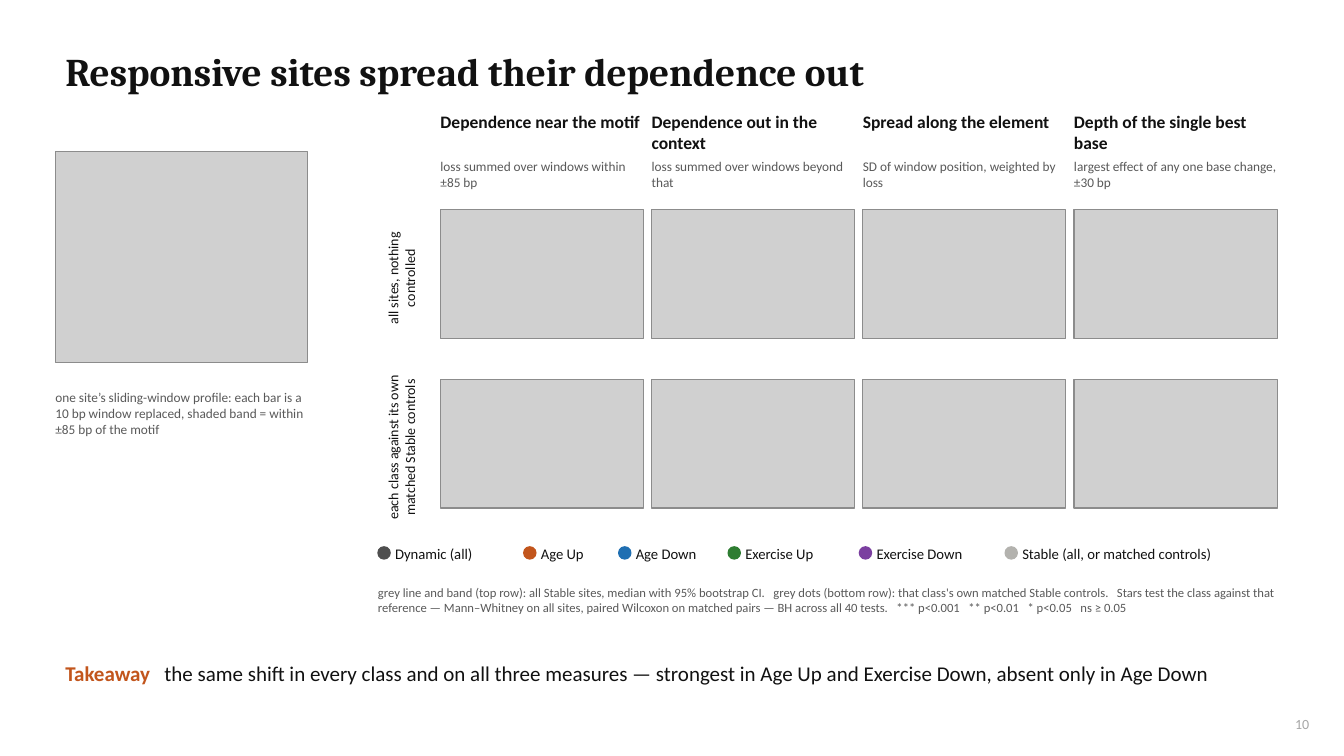
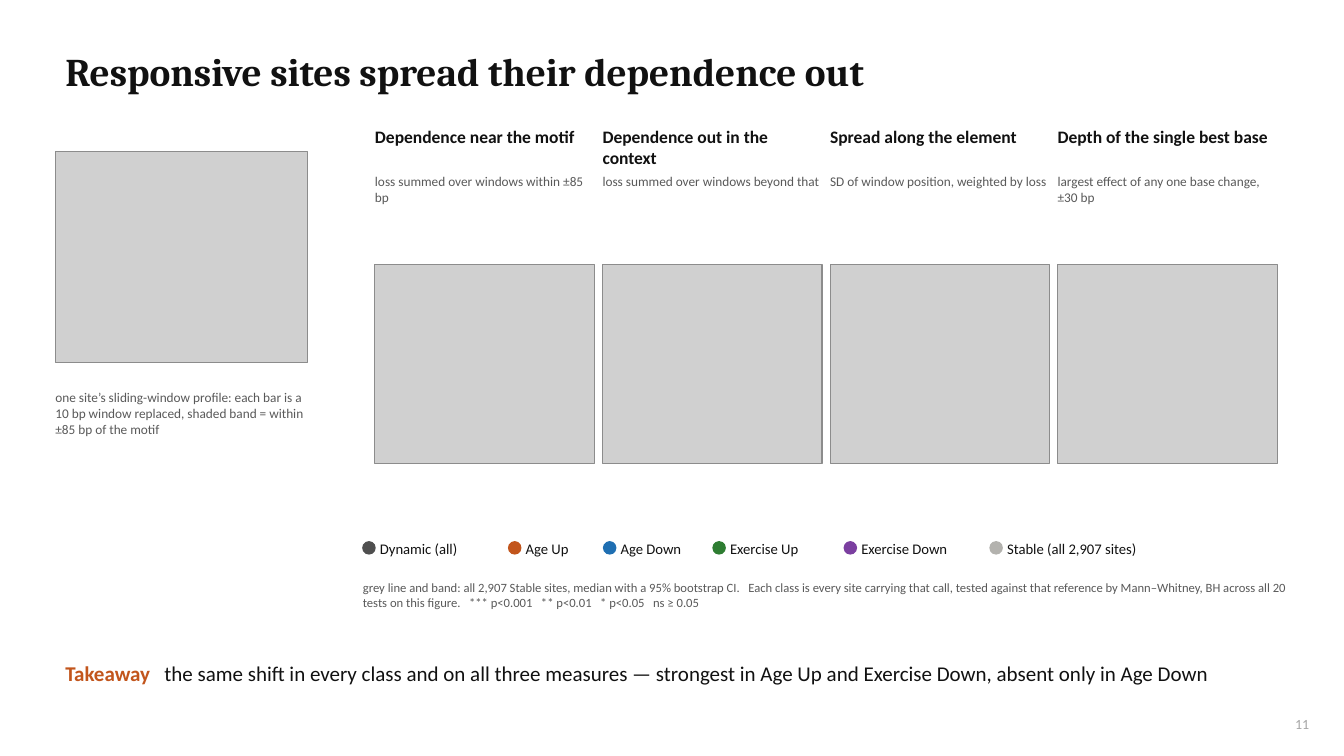
Before and after one commit to cytokine4242/Alpha_Genome_Ap1, a slide deck: slide 11 of Analysis/AP1_AlphaGenome_results.pptx (slide 10 before the commit). Drawn at 1344x756 pixels with LibreOffice and Linux fonts; fonts in the diff are those of the drawing; grey boxes stand for pictures. Boxes give left, top, right and bottom in pixels: in the first picture for what was removed or moved away, otherwise in the second. Text is boxed around its words. In the diff, an @@ line names an element or a change of style, - is before the commit and + after.

```diff
--- a/Analysis/AP1_AlphaGenome_results.pptx
+++ b/Analysis/AP1_AlphaGenome_results.pptx
@@ text "Dependence near the motif": place and size @@
-text "Dependence near the motif" at [440, 115, 639, 131]
+text "Dependence near the motif" at [375, 130, 574, 146]
@@ text "Dependence out in the context": place and size @@
-text "Dependence out in the context" at [652, 115, 817, 149]
+text "Dependence out in the context" at [603, 130, 768, 164]
@@ text "Spread along the element": place and size @@
-text "Spread along the element" at [863, 115, 1049, 131]
+text "Spread along the element" at [830, 130, 1016, 146]
@@ text "Depth of the single best ..." rewrapped from [1074, 115, 1246, 149] to [1058, 130, 1268, 146] @@
@@ text "loss summed over windows within ..." rewrapped from [440, 162, 626, 189] to [375, 177, 583, 204] @@
@@ text "loss summed over windows beyond ..." rewrapped from [652, 162, 843, 187] to [603, 177, 819, 188] @@
@@ text "SD of window position, weighted ..." rewrapped from [863, 162, 1056, 187] to [830, 177, 1046, 188] @@
@@ text "largest effect of any one ...": place and size @@
-text "largest effect of any one ..." at [1074, 162, 1276, 189]
+text "largest effect of any one ..." at [1058, 177, 1260, 204]
@@ text removed at [385, 236, 419, 324] @@
-all sites, nothing controlled
@@ picture removed at [441, 210, 644, 339] @@
@@ picture removed at [651, 210, 855, 339] @@
@@ picture removed at [863, 210, 1067, 339] @@
@@ picture removed at [1074, 210, 1277, 339] @@
@@ picture added at [375, 264, 595, 464] @@
@@ picture added at [603, 264, 823, 464] @@
@@ picture added at [830, 264, 1050, 464] @@
@@ picture added at [1058, 264, 1277, 464] @@
@@ text removed at [385, 377, 419, 519] @@
-each class against its own matched Stable controls
@@ picture removed at [441, 379, 644, 508] @@
@@ picture removed at [651, 379, 855, 508] @@
@@ picture removed at [863, 379, 1067, 508] @@
@@ picture removed at [1074, 379, 1277, 508] @@
@@ 6 ellipses, 5 texts: place and size @@
-6 ellipses, 5 texts at [378, 546, 1017, 562]
+6 ellipses, 5 texts at [363, 542, 1002, 557]
@@ text at [1007, 543, 1136, 556]: text changed @@
-Stable (all, or matched controls)
+Stable (all 2,907 sites)
@@ text at [363, 583, 1286, 609]: text changed @@
-grey line and band (top row): all Stable sites, median with 95% bootstrap CI. grey dots (bottom row): that class's own matched Stable controls. Stars test the class against that reference — Mann–Whitney on all sites, paired Wilcoxon on matched pairs — BH across all 40 tests. *** p<0.001 ** p<0.01 * p<0.05 ns ≥ 0.05
+grey line and band: all 2,907 Stable sites, median with a 95% bootstrap CI. Each class is every site carrying that call, tested against that reference by Mann–Whitney, BH across all 20 tests on this figure. *** p<0.001 ** p<0.01 * p<0.05 ns ≥ 0.05
@@ page number at [1295, 720, 1309, 729]: text changed @@
-10
+11
```
Also in this commit, not shown: 5 other slides changed, 1 slide added, 26 other files.
